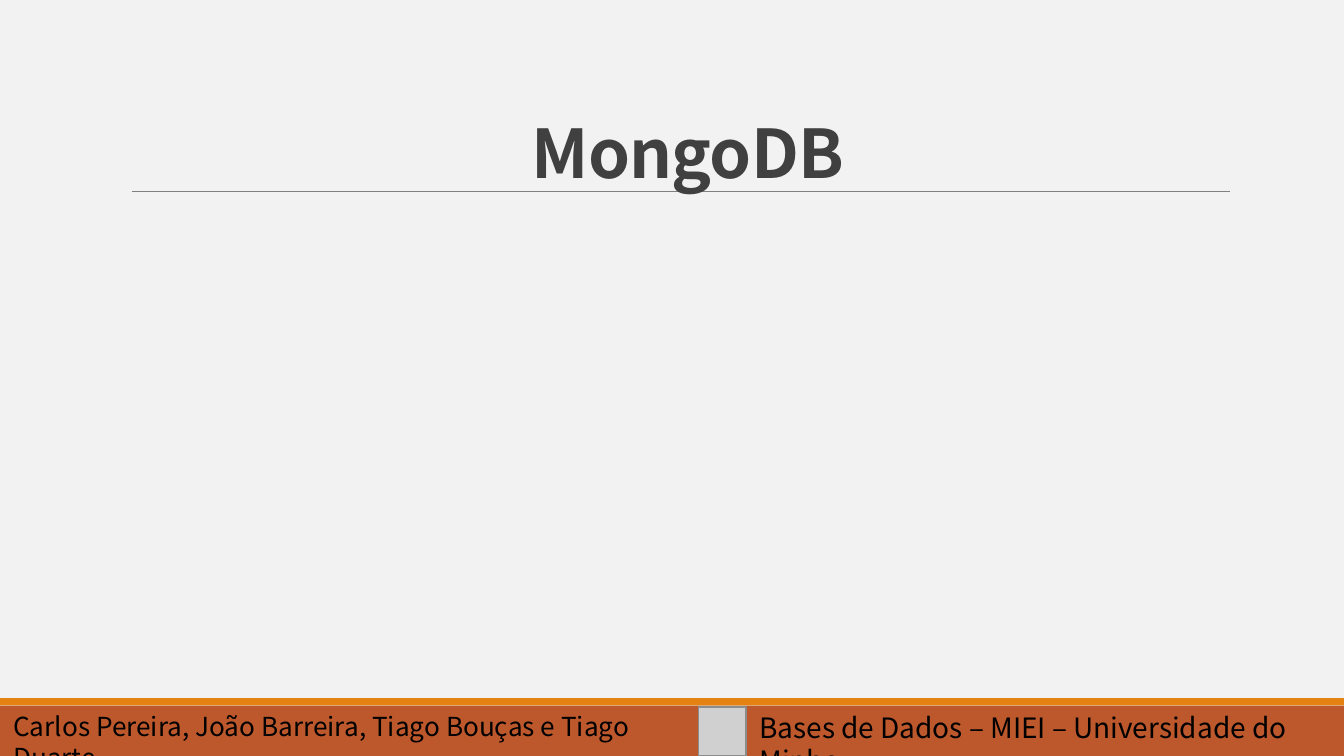
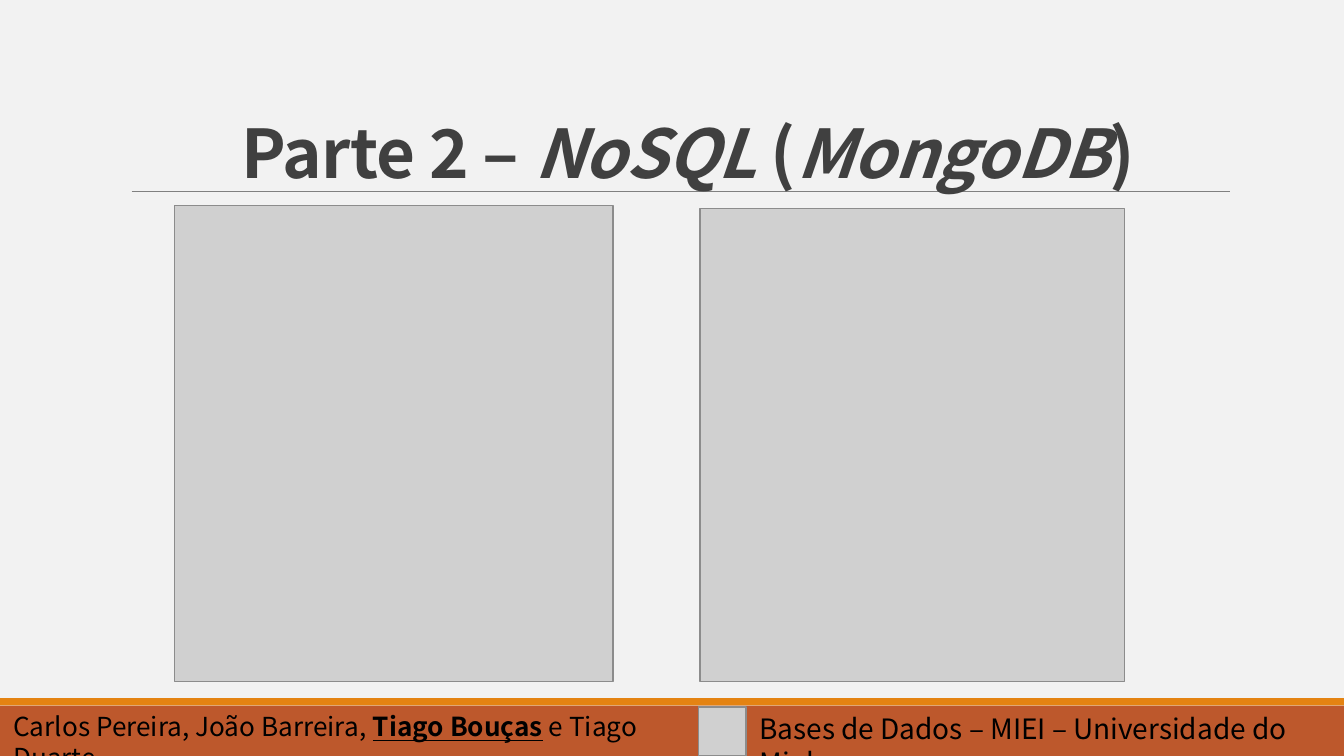
Before and after one commit to barreira/bd-1617, a slide deck: slide 13 of Slides_apresentação.pptx (slide 12 before the commit). Drawn at 1344x756 pixels with LibreOffice and Linux fonts; fonts in the diff are those of the drawing; grey boxes stand for pictures. Boxes give left, top, right and bottom in pixels: in the first picture for what was removed or moved away, otherwise in the second. Text is boxed around its words. In the diff, an @@ line names an element or a change of style, - is before the commit and + after.

```diff
--- a/Slides_apresentação.pptx
+++ b/Slides_apresentação.pptx
@@ title at [241, 127, 1109, 195]: text changed; italic on @@
-MongoDB
+Parte 2 – NoSQL (MongoDB)
@@ picture added at [175, 206, 613, 681] @@
@@ picture added at [700, 208, 1125, 681] @@
@@ text "Carlos Pereira, João Barreira, Tiago ..." at [13, 715, 637, 743]: bold on, underline on in "Tiago Bouças" @@
```
Also in this commit, not shown: 11 other slides changed, 4 slides added.
